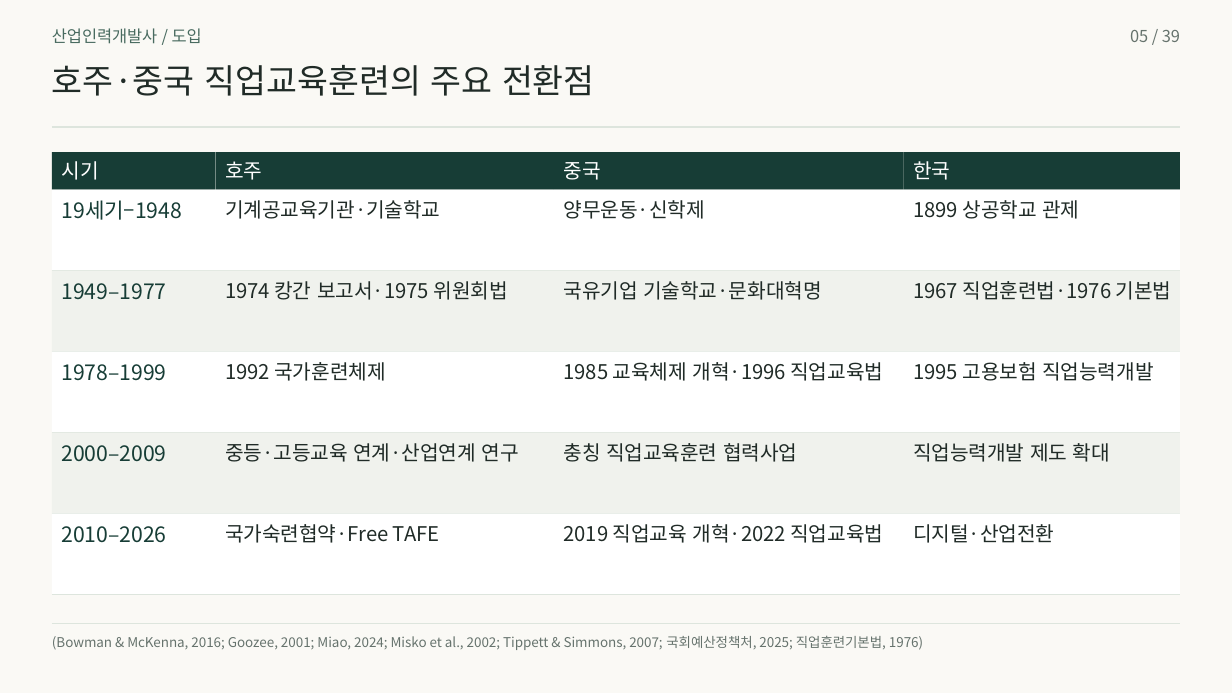
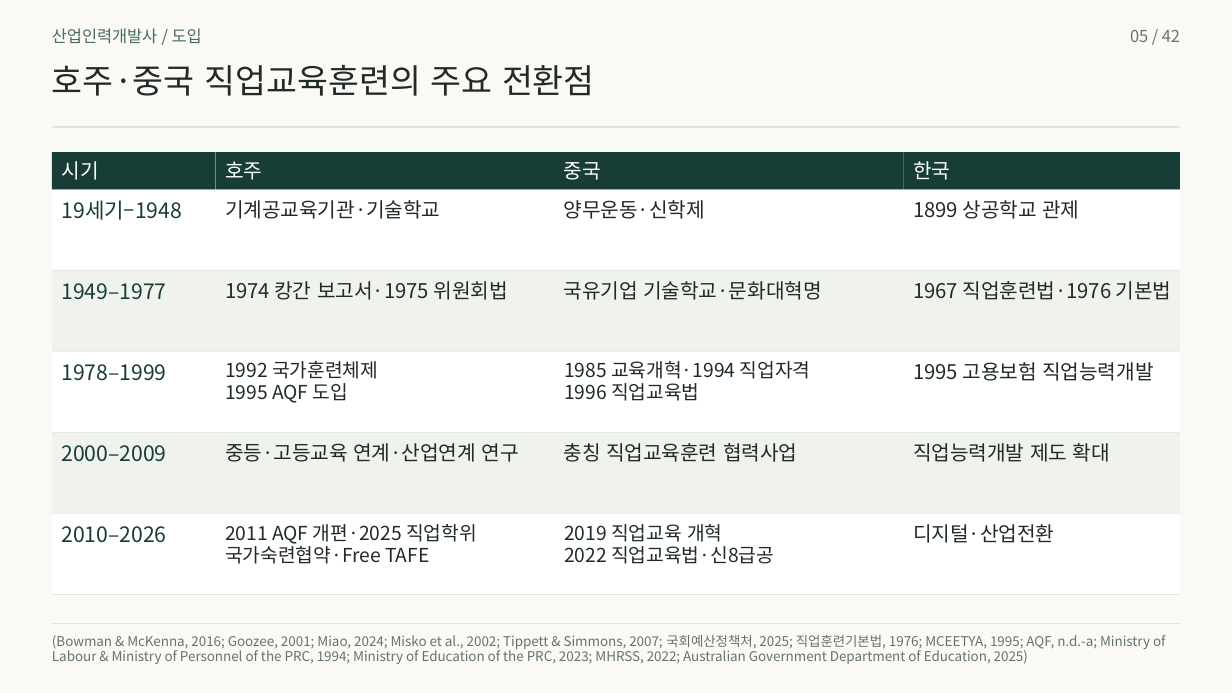
Before and after one commit to 01Chungee10/vet-history-rehearsal, a slide deck: slide 5 of au-cn-2026/presentation.pptx. Drawn at 1232x693 pixels with LibreOffice and Linux fonts; fonts in the diff are those of the drawing. Boxes give left, top, right and bottom in pixels: in the first picture for what was removed or moved away, otherwise in the second. Text is boxed around its words. In the diff, an @@ line names an element or a change of style, - is before the commit and + after.

```diff
--- a/au-cn-2026/presentation.pptx
+++ b/au-cn-2026/presentation.pptx
@@ text at bbox=[1130, 30, 1180, 42]: text changed @@
-05 / 39
+05 / 42
@@ text "1992 국가훈련체제" at bbox=[225, 361, 378, 379]: size 15.8 to 15 pt @@
@@ text added at bbox=[225, 383, 348, 403], 15 pt, text #202B27 @@
+1995 AQF 도입
@@ text at bbox=[564, 361, 811, 379]: text changed; size 15.8 to 15 pt @@
-1985 교육체제 개혁·1996 직업교육법
+1985 교육개혁·1994 직업자격
@@ text added at bbox=[564, 383, 699, 401], 15 pt, text #202B27 @@
+1996 직업교육법
@@ text added at bbox=[225, 524, 477, 544], 15 pt, text #202B27 @@
+2011 AQF 개편·2025 직업학위
@@ text at bbox=[564, 524, 722, 542]: text changed; size 15.8 to 15 pt @@
-2019 직업교육 개혁·2022 직업교육법
+2019 직업교육 개혁
@@ text "국가숙련협약·Free TAFE" at bbox=[225, 542, 429, 564]: size 15.8 to 15 pt @@
@@ text "국가숙련협약·Free TAFE": place and size @@
-text "국가숙련협약·Free TAFE" at bbox=[225, 524, 440, 543]
+text "국가숙련협약·Free TAFE" at bbox=[225, 542, 429, 564]
@@ text added at bbox=[564, 546, 774, 564], 15 pt, text #202B27 @@
+2022 직업교육법·신8급공
@@ text at bbox=[52, 635, 1165, 649]: text changed @@
-(Bowman & McKenna, 2016; Goozee, 2001; Miao, 2024; Misko et al., 2002; Tippett & Simmons, 2007; 국회예산정책처, 2025; 직업훈련기본법, 1976)
+(Bowman & McKenna, 2016; Goozee, 2001; Miao, 2024; Misko et al., 2002; Tippett & Simmons, 2007; 국회예산정책처, 2025; 직업훈련기본법, 1976; MCEETYA, 1995; AQF, n.d.-a; Ministry of
@@ text added at bbox=[52, 647, 1028, 664], 10.5 pt, text #66736D @@
+Labour & Ministry of Personnel of the PRC, 1994; Ministry of Education of the PRC, 2023; MHRSS, 2022; Australian Government Department of Education, 2025)
```
Also in this commit, not shown: 38 other slides changed, 3 slides added, 46 other files.
